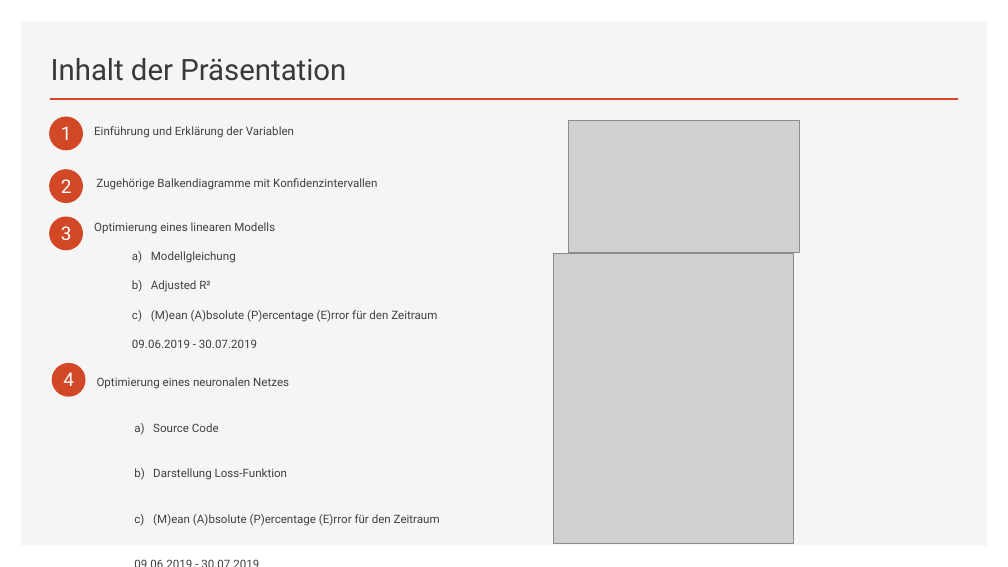
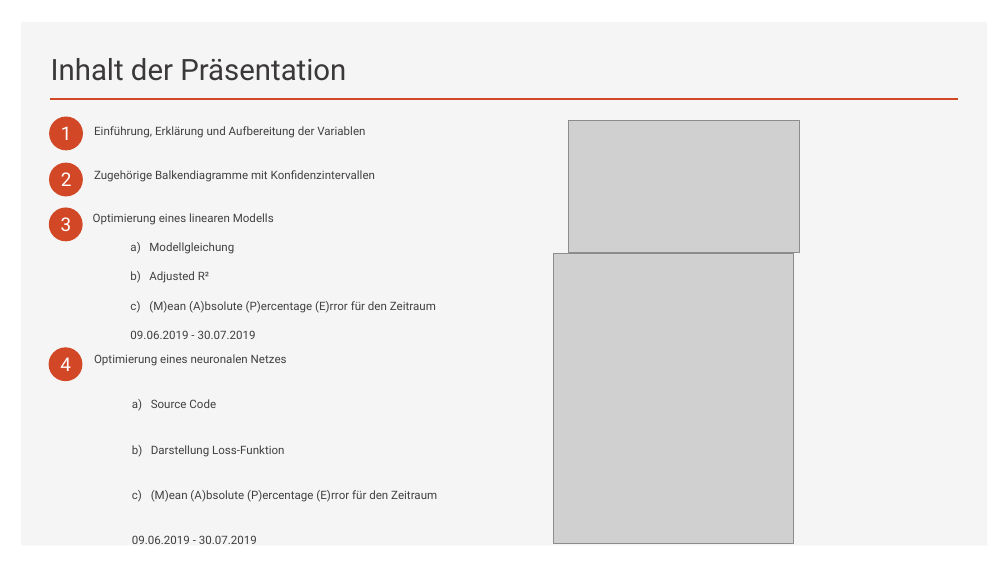
Before and after one commit to annapuu/gruppe3, a slide deck: slide 2 of 4_Presentation/Präsentation.pptx. Drawn at 1008x567 pixels with LibreOffice and Linux fonts; fonts in the diff are those of the drawing; grey boxes stand for pictures. Boxes give left, top, right and bottom in pixels: in the first picture for what was removed or moved away, otherwise in the second. Text is boxed around its words. In the diff, an @@ line names an element or a change of style, - is before the commit and + after.

```diff
--- a/4_Presentation/Präsentation.pptx
+++ b/4_Presentation/Präsentation.pptx
@@ text at [94, 126, 365, 138]: text changed @@
-Einführung und Erklärung der Variablen
+Einführung, Erklärung und Aufbereitung der Variablen
@@ text "2": place and size @@
-text "2" at [61, 179, 72, 193]
+text "2" at [61, 172, 72, 186]
@@ ellipse: place and size @@
-ellipse at [49, 169, 83, 203]
+ellipse at [49, 163, 83, 197]
@@ text "Zugehörige Balkendiagramme mit Konfidenzintervallen": place and size @@
-text "Zugehörige Balkendiagramme mit Konfidenzintervallen" at [96, 178, 377, 190]
+text "Zugehörige Balkendiagramme mit Konfidenzintervallen" at [94, 170, 375, 182]
@@ 2 texts, 1 ellipse: place and size @@
-2 texts, 1 ellipse at [49, 216, 437, 348]
+2 texts, 1 ellipse at [49, 207, 436, 339]
@@ text "4": place and size @@
-text "4" at [63, 372, 74, 386]
+text "4" at [60, 357, 71, 371]
@@ ellipse: place and size @@
-ellipse at [51, 363, 85, 397]
+ellipse at [48, 347, 82, 381]
@@ text "Optimierung eines neuronalen Netzes" rewrapped from [97, 377, 440, 526] to [94, 354, 437, 544] @@
```
Also in this commit, not shown: 1 other slide changed.
